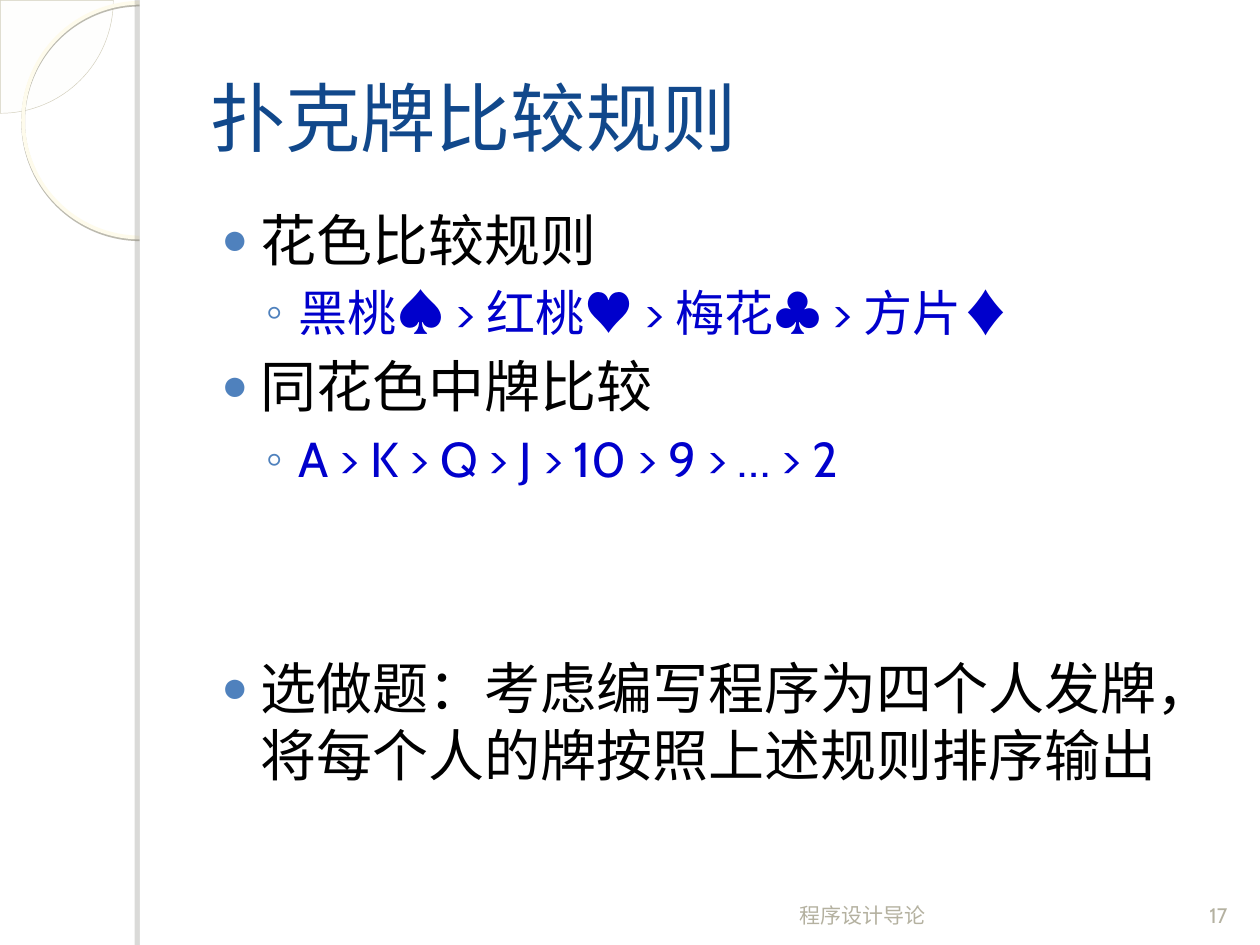
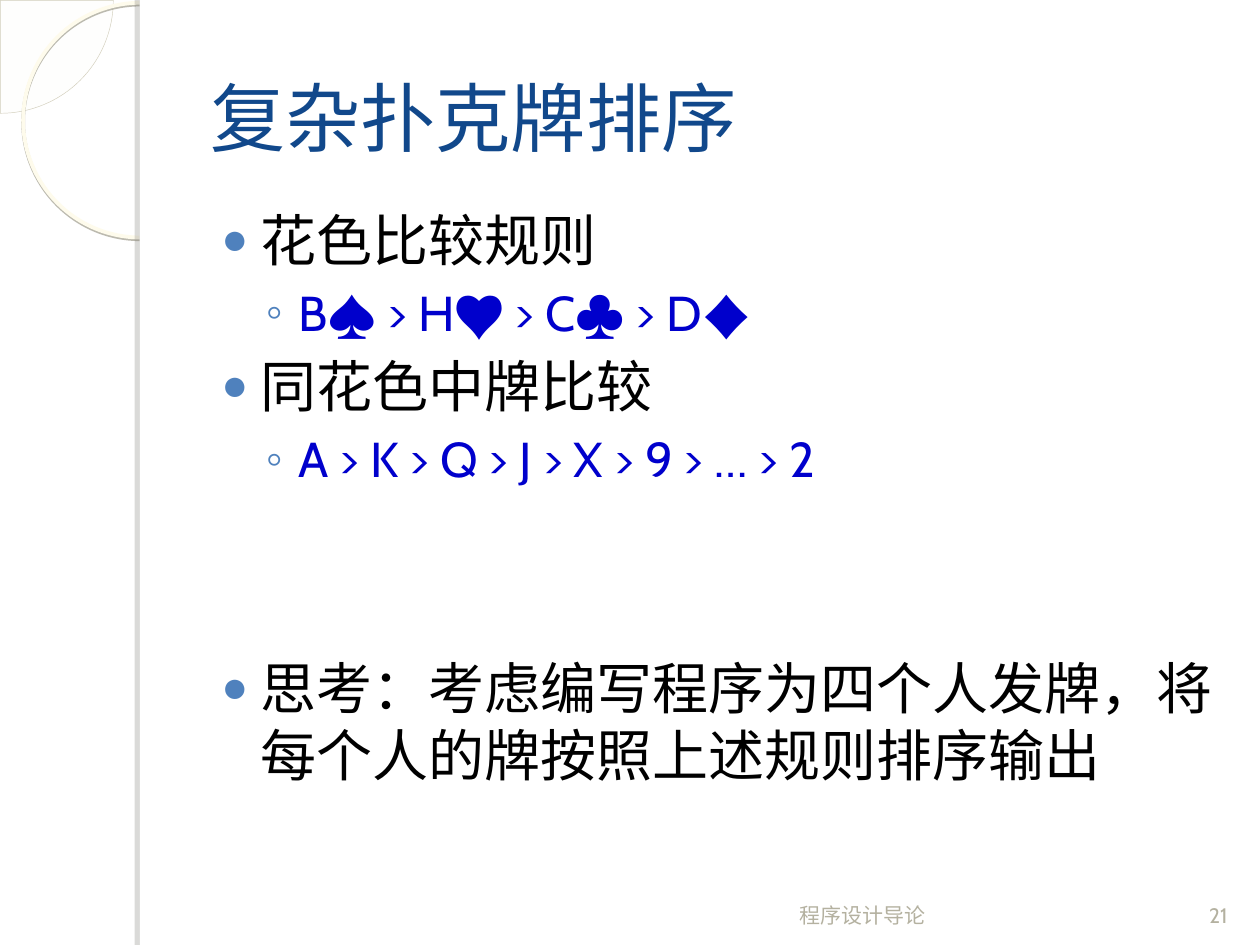
Before and after one commit to fanju1984/introduction-to-programming, a slide deck: slide 21 of introduction-to-programming/slides/2017/05-Array-2.ppt (slide 17 before the commit). Drawn at 1260x945 pixels with LibreOffice and Linux fonts; fonts in the diff are those of the drawing; background and template pictures are left out. Boxes give left, top, right and bottom in pixels: in the first picture for what was removed or moved away, otherwise in the second. Text is boxed around its words. In the diff, an @@ line names an element or a change of style, - is before the commit and + after.

```diff
--- a/introduction-to-programming/slides/2017/05-Array-2.ppt
+++ b/introduction-to-programming/slides/2017/05-Array-2.ppt
@@ title at (210,82,736,152): text changed @@
-扑克牌比较规则
+复杂扑克牌排序
@@ text at (298,296,702,332): text changed @@
-  ◦ 黑桃♠️ > 红桃♥️ > 梅花♣️ > 方片♦️
+  ◦ B♠️ > H♥️ > C♣️ > D♦️
@@ text at (260,442,1212,781): text changed @@
-  ◦ A > K > Q > J > 10 > 9 > … > 2
-● 选做题：考虑编写程序为四个人发牌，将每个人的牌按照上述规则排序输出
+  ◦ A > K > Q > J > X > 9 > … > 2
+● 思考：考虑编写程序为四个人发牌，将每个人的牌按照上述规则排序输出
@@ page number at (1209,908,1227,923): text changed @@
-17
+21
```
Also in this commit, not shown: 13 slides added.
